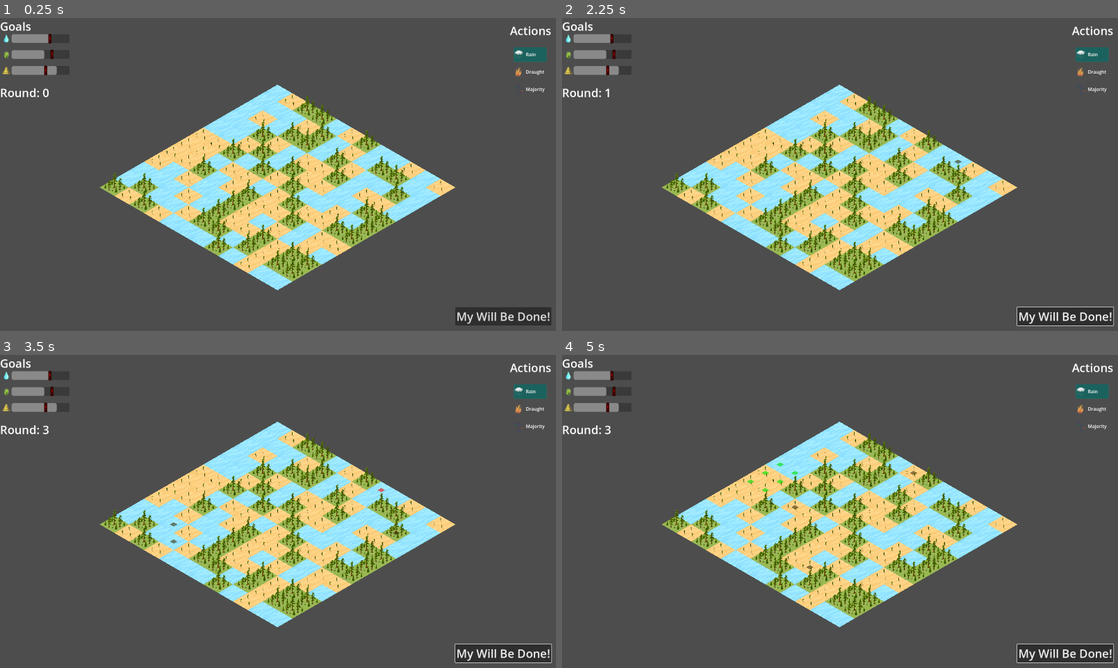
Above: before the commit, frames 1-4 (two rows, left to right).
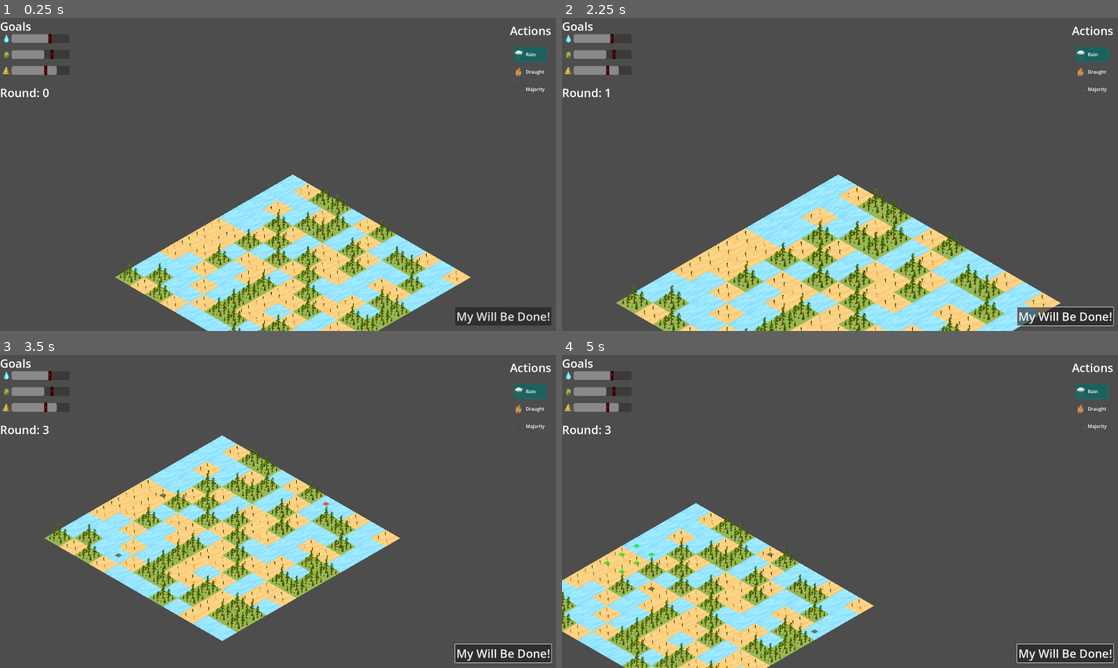
Above: after the commit, the same moments.

Repository: matouseek/game_jam_24
Game: Godot game, scene res://scenes/game.tscn
Same seed, same stepped clock (60 frames per second), same inputs: the game is played once before the commit and once after it. The engine's default icon, where the game draws it, is replaced by a stand-in: a white triangle on a blue panel in a dark square.
Inputs (mouse positions are in pixels of both pictures, inside the frame that each line leads up to):
- Up to frame 1 (0.25 s): no input
- Up to frame 2 (2.25 s): click "My Will Be Done!" at 0.5 s; click "My Will Be Done!" at 1.25 s; tap Enter at 2 s; move the mouse to (962, 158) at 2.02 s; hold D (right, bound only after the commit) from 2.03 s (still down); hold Mouse wheel up (zoom_in, bound only after the commit) from 2.03 s (still down)
- Up to frame 3 (3.5 s): tap Mouse wheel down (zoom_out, bound only after the commit) at 2.3, 2.85 s; move the mouse to (166, 527) at 2.77 s; release D (right, bound only after the commit) at 2.78 s; release Mouse wheel up (zoom_in, bound only after the commit) at 2.78 s; hold S (down, bound only after the commit) from 2.78 s (still down); tap Mouse wheel up (zoom_in, bound only after the commit) at 3.05 s
- Up to frame 4 (5 s): move the mouse to (895, 442) at 3.52 s; release S (down, bound only after the commit) at 3.53 s; press the mouse at (895, 442) at 3.53 s; hold D (right, bound only after the commit) 3.53-4.28 s; tap Mouse wheel down (zoom_out, bound only after the commit) at 3.8 s; move the mouse to (812, 574) at 4.27 s; release the mouse at (812, 574) at 4.28 s; hold W (up, bound only after the commit) from 4.28 s (still down); tap Mouse wheel up (zoom_in, bound only after the commit) at 4.35 s

The runs differ from the first frame. In frame 1, 32% of the frame differs, in the area x 17-85%, y 21-100%; in frame 2, 36%, in the area x 9-90%, y 21-100%; in frame 3, 23%; in frame 4, 35%.

Commit message:
Zoomin' and movin'

Diff:
--- a/project.godot
+++ b/project.godot
@@ -35,6 +35,36 @@
 "events": [Object(InputEventMouseButton,"resource_local_to_scene":false,"resource_name":"","device":-1,"window_id":0,"a …(258 unchanged characters)…
 ]
 }
+zoom_in={
+"deadzone": 0.5,
+"events": [Object(InputEventMouseButton,"resource_local_to_scene":false,"resource_name":"","device":-1,"window_id":0,"alt_pressed":false,"shift_pressed":false,"ctrl_pressed":false,"meta_pressed":false,"button_mask":0,"position":Vector2(0, 0),"global_position":Vector2(0, 0),"factor":1.0,"button_index":4,"canceled":false,"pressed":false,"double_click":false,"script":null)
+]
+}
+zoom_out={
+"deadzone": 0.5,
+"events": [Object(InputEventMouseButton,"resource_local_to_scene":false,"resource_name":"","device":-1,"window_id":0,"alt_pressed":false,"shift_pressed":false,"ctrl_pressed":false,"meta_pressed":false,"button_mask":0,"position":Vector2(0, 0),"global_position":Vector2(0, 0),"factor":1.0,"button_index":5,"canceled":false,"pressed":false,"double_click":false,"script":null)
+]
+}
+left={
+"deadzone": 0.5,
+"events": [Object(InputEventKey,"resource_local_to_scene":false,"resource_name":"","device":-1,"window_id":0,"alt_pressed":false,"shift_pressed":false,"ctrl_pressed":false,"meta_pressed":false,"pressed":false,"keycode":0,"physical_keycode":65,"key_label":0,"unicode":97,"location":0,"echo":false,"script":null)
+]
+}
+right={
+"deadzone": 0.5,
+"events": [Object(InputEventKey,"resource_local_to_scene":false,"resource_name":"","device":-1,"window_id":0,"alt_pressed":false,"shift_pressed":false,"ctrl_pressed":false,"meta_pressed":false,"pressed":false,"keycode":0,"physical_keycode":68,"key_label":0,"unicode":100,"location":0,"echo":false,"script":null)
+]
+}
+up={
+"deadzone": 0.5,
+"events": [Object(InputEventKey,"resource_local_to_scene":false,"resource_name":"","device":-1,"window_id":0,"alt_pressed":false,"shift_pressed":false,"ctrl_pressed":false,"meta_pressed":false,"pressed":false,"keycode":0,"physical_keycode":87,"key_label":0,"unicode":119,"location":0,"echo":false,"script":null)
+]
+}
+down={
+"deadzone": 0.5,
+"events": [Object(InputEventKey,"resource_local_to_scene":false,"resource_name":"","device":-1,"window_id":0,"alt_pressed":false,"shift_pressed":false,"ctrl_pressed":false,"meta_pressed":false,"pressed":false,"keycode":0,"physical_keycode":83,"key_label":0,"unicode":115,"location":0,"echo":false,"script":null)
+]
+}
 
 [rendering]
 
--- a/scenes/game.tscn
+++ b/scenes/game.tscn
@@ -11,5 +11,8 @@
 position = Vector2(1814, 460)
 scale = Vector2(0.2, 0.2)
 
+[node name="Camera2D" type="Camera2D" parent="Environment"]
+scale = Vector2(5, 5)
+
 [node name="Timer" type="Timer" parent="."]
 wait_time = 3.0
--- a/scripts/game_manager.gd
+++ b/scripts/game_manager.gd
@@ -5,9 +5,24 @@
 
 const MAX_ROUNDS : int = 10
 var round_num : int = 0
+const ZOOM_COEF = 1.25
+const CAM_SPEED = 3500
 
 func _ready() -> void:
 	HUD.do_will.connect(_on_will_done)
+
+func _input(event: InputEvent) -> void:
+	if (event.is_action_pressed("zoom_in")):
+		$Environment/Camera2D.zoom *= ZOOM_COEF
+	if (event.is_action_pressed("zoom_out")):
+		$Environment/Camera2D.zoom /= ZOOM_COEF
+
+func _process(delta: float) -> void:
+	var dir = Vector2(Input.get_action_strength("right")-Input.get_action_strength("left"),
+	Input.get_action_strength("down")-Input.get_action_strength("up"))
+	dir = dir.normalized()
+	$Environment/Camera2D.position += (dir*(CAM_SPEED*delta)/$Environment/Camera2D.zoom)
+
 
 func _on_will_done() -> void:
 
